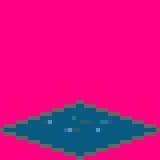
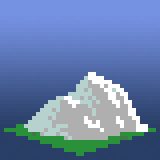
Revision of a layered 160x160 image; what changed, layer by layer:
added group "snowpack" (1st of 2, in "Terrain") with 20 layers in group "Terrain" over (x1=4, y1=52, x2=156, y2=148)
added layer "mountain 6" in group "snowpack" over (x1=24, y1=72, x2=148, y2=140)
added group "tiles" with 15 layers above "Layer 1" over (x1=0, y1=100, x2=160, y2=160)
added group "old" with 2 layers in group "tiles" over (x1=4, y1=104, x2=156, y2=156)
hid "ocean", moved it into group "tiles" over (x1=4, y1=104, x2=156, y2=156)
added layer "taiga base" in group "tiles" over (x1=4, y1=104, x2=156, y2=156)
hid "Stroke - Regular", moved it into group "tiles" over (x1=0, y1=100, x2=160, y2=160)
hid "Layer 1" over (x1=0, y1=0, x2=160, y2=160)
added layer "Layer 22" above "Background" over (x1=0, y1=0, x2=160, y2=160)
